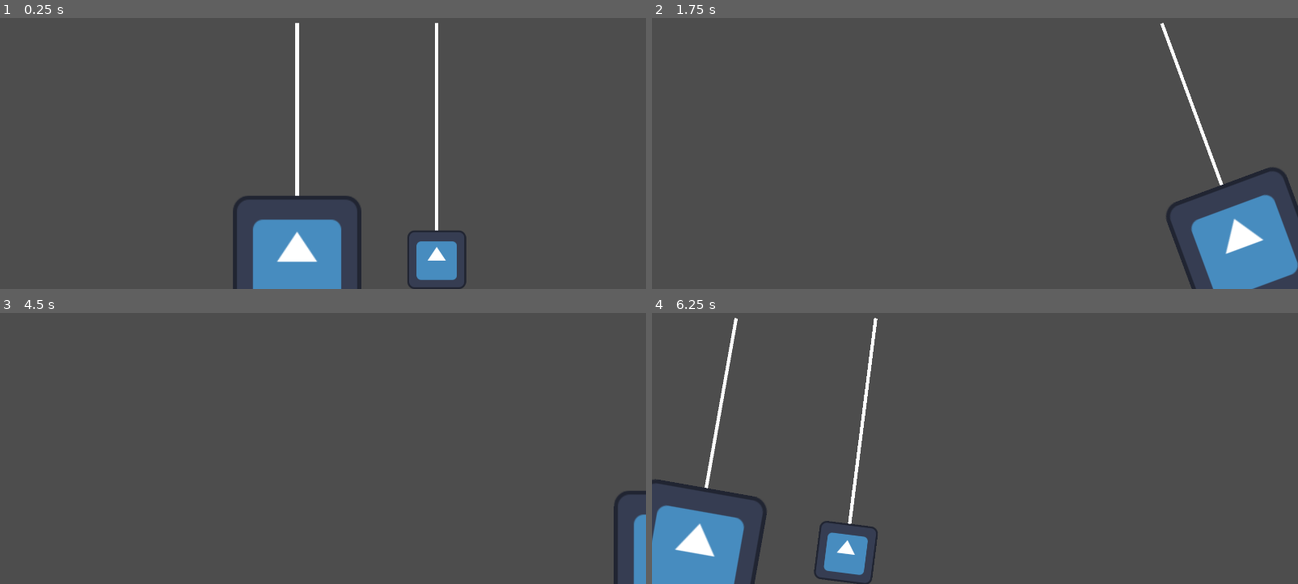
Above: before the commit, frames 1-4 (two rows, left to right).
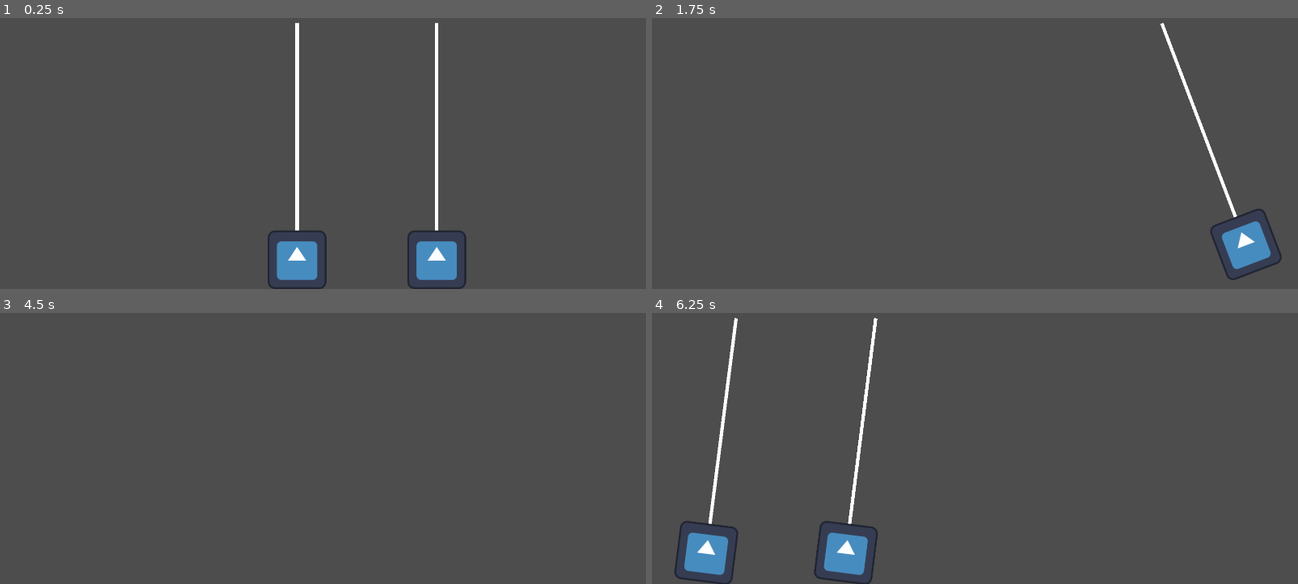
Above: after the commit, the same moments.

Repository: HEKEPOIU/gmtk_2024
Game: Godot game, scene res://scene/main.tscn
The game is run twice, just before and just after one commit, with the same random seed, the same clock (stepped at 60 frames per second) and the same inputs. The engine's default icon, where the game draws it, is replaced by a stand-in: a white triangle on a blue panel in a dark square.
Inputs (mouse positions are in pixels of both pictures, inside the frame that each line leads up to):
- Up to frame 1 (0.25 s): no input
- Up to frame 2 (1.75 s): tap Enter at 0.5 s; move the mouse to (1117, 88) at 0.52 s; hold Right 0.53-1.28 s; click (1117, 88) at 0.6 s; move the mouse to (845, 126) at 1.27 s; hold Left from 1.28 s (still down); click (845, 126) at 1.35 s
- Up to frame 3 (4.5 s): move the mouse to (387, 321) at 2.02 s; release Left at 2.03 s; hold Right 2.03-3.53 s; click (387, 321) at 2.1 s; move the mouse to (290, 475) at 2.77 s; click (290, 475) at 2.85 s; tap Space at 3.5 s; move the mouse to (516, 456) at 3.52 s; hold Left from 3.53 s (still down); click (516, 456) at 3.6 s; tap Enter at 4.25 s; move the mouse to (129, 348) at 4.27 s; click (129, 348) at 4.35 s
- Up to frame 4 (6.25 s): move the mouse to (1007, 402) at 5.02 s; click (1007, 402) at 5.1 s; move the mouse to (outside the picture) at 5.77 s; release Left at 5.78 s; hold Right from 5.78 s (still down); click (outside the picture) at 5.85 s

The runs differ from the first frame. In frame 1, 3.7% of the frame differs, in the area x 36-56%, y 65-100%; in frame 2, 4.4%, in the area x 78-100%, y 2-100%; in frame 3, 0.8%; in frame 4, 4.1%.

Commit message:
Add simulating flag

Diff:
--- a/scene/main.tscn
+++ b/scene/main.tscn
@@ -10,7 +10,7 @@
 length = 700.0
 gravity = 200.0
 end_point_move_multiplier = 1.0
-mass = 50.0
+mass = 10.0
 min_mass = 1.0
 max_mass = 100.0
 is_current = true
--- a/src/pendulum.gd
+++ b/src/pendulum.gd
@@ -8,6 +8,7 @@
 var angle: float
 var move_dir: int = 0
 var prev_pos: Vector2
+var is_simulating: bool = false
 @export var move_velocity: float = 5
 @export var is_follow: bool = true
 
@@ -31,11 +32,14 @@
 func _ready() -> void:
 	end_point.on_hit_other.connect(deal_collide)
 	end_point.on_drag.connect(be_drag)
+	end_point.on_drag_stop.connect(start_simulate)
 	end_point.set_scale_base_mass(mass, min_mass, max_mass)
 	set_start_position(rotation)
 
 
 func _physics_process(delta: float) -> void:
+	if not is_simulating:
+		return
 	var pos_diff := global_position - prev_pos
 	prev_pos = global_position
 	process_velocity(delta, pos_diff)
@@ -63,6 +67,7 @@
 	angle = init_angle
 	angular_velocity = 0
 	angular_acceleration = 0
+	is_simulating = true
 
 
 func update_position(delta: float, pos_dif: Vector2) -> void:
@@ -108,7 +113,12 @@
 
 
 func be_drag() -> void:
+	if !is_simulating:
+		pass
 	var dir_to_mouse := (get_global_mouse_position() - pivot_pos).normalized()
-	print(dir_to_mouse)
 	var mouse_angle := -dir_to_mouse.angle_to(Vector2.DOWN)
 	set_start_position(mouse_angle)
+
+
+func start_simulate() -> void:
+	is_simulating = true
--- a/src/pendulum_end_point.gd
+++ b/src/pendulum_end_point.gd
@@ -7,6 +7,7 @@
 
 signal on_hit_other(other: Pendulum)
 signal on_drag
+signal on_drag_stop
 var is_mouse_inside: bool
 var is_click: bool = false
 
@@ -22,6 +23,8 @@
 		is_click = false
 	if is_click and is_mouse_inside:
 		on_drag.emit()
+	elif not is_click or is_mouse_inside:
+		on_drag_stop.emit()
 
 
 func emit_hit(body: Area2D) -> void:
